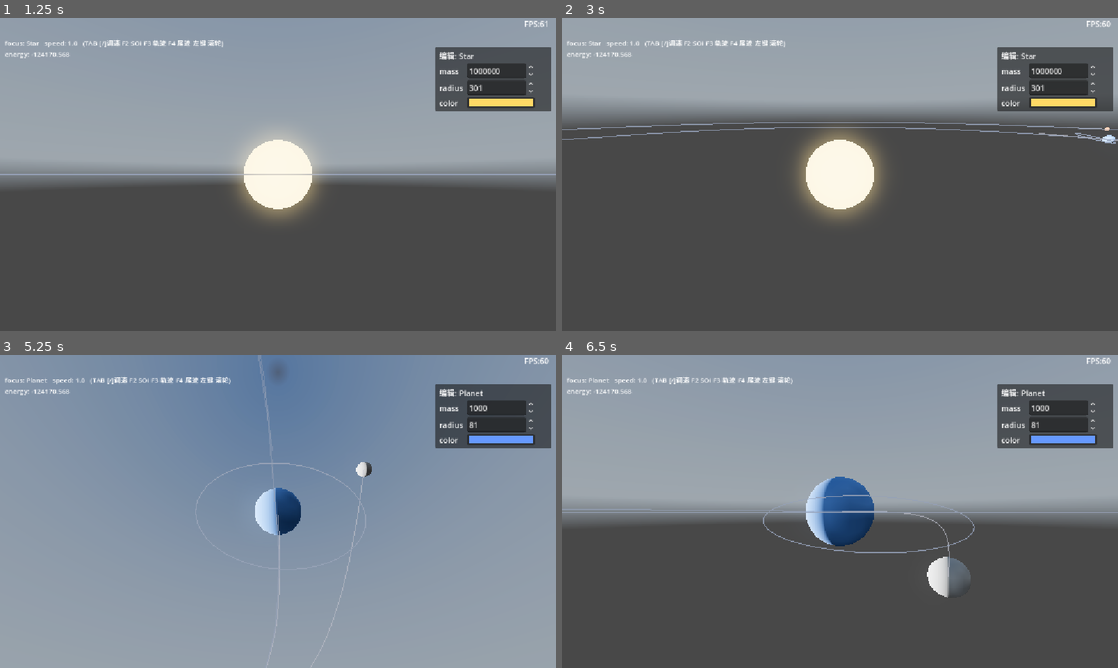
Above: before the commit, frames 1-4 (two rows, left to right).
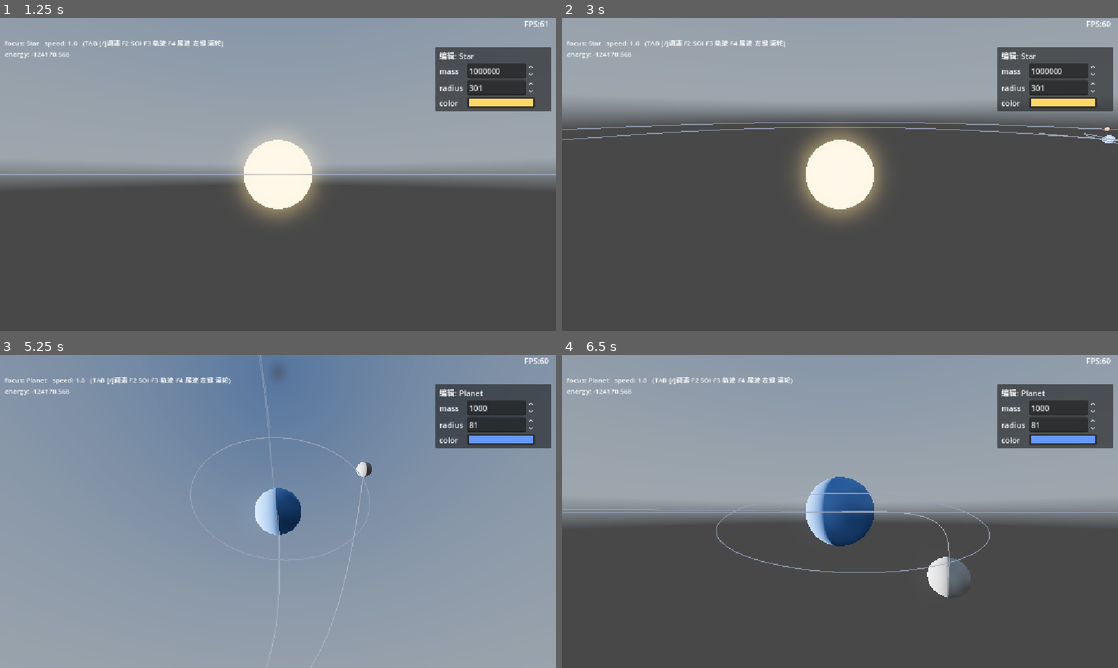
Above: after the commit, the same moments.

Repository: xiaobaibaix/stellar_era_godot
Game: Godot game, scene res://scenes/main.tscn
The game is run twice, just before and just after one commit, with the same random seed, the same clock (stepped at 60 frames per second) and the same inputs. A sky picture missing from this copy of the repository is replaced by a grey-blue gradient.
Inputs (mouse positions are in pixels of both pictures, inside the frame that each line leads up to):
- Up to frame 1 (1.25 s): tap Enter at 0.5 s; move the mouse to (400, 158) at 0.52 s; hold D from 0.53 s (still down); hold Q from 0.53 s (still down); click (400, 158) at 0.67 s; tap Space at 0.77 s
- Up to frame 2 (3 s): release D at 1.25 s; release Q at 1.25 s; tap Space at 1.25 s; drag from (728, 190) to (812, 237) at 1.27 s; move the mouse to (895, 105) at 2.02 s; hold D 2.03-2.75 s; tap Shift at 2.1 s; drag from (812, 237) to (673, 127) at 2.77 s
- Up to frame 3 (5.25 s): move the mouse to (444, 558) at 3.52 s; hold A 3.53-4.25 s; tap Enter at 3.6, 4.25 s; tap Space at 3.77 s; drag from (111, 464) to (194, 433) at 4.27 s; move the mouse to (305, 511) at 5.02 s; hold S from 5.03 s (still down); tap Tab at 5.1 s; click (305, 511) at 5.17 s
- Up to frame 4 (6.5 s): release S at 5.75 s; drag from (756, 433) to (728, 527) at 5.77 s

Frame 1 is identical in both runs. In frame 2, less than 0.1% of the frame differs, in the area x 9-100%, y 33-41%; in frame 3, 0.3%; in frame 4, 0.5%, in the area x 16-77%, y 44-70%.

Commit message:
优化：轨迹线效果优化

Diff:
--- a/celestial_system.gd
+++ b/celestial_system.gd
@@ -37,6 +37,9 @@
 
 @export_group("仅顶层")
 @export var orbit_camera: OrbitCamera
+## 轨迹预测线(F3)重算间隔(帧)。越小越跟手(1=每帧), 越大越省 CPU。预测是数值积分,
+## 闭合轨道几十步即停; 只有非闭合(被踢飞/逃逸)才跑满。默认 10。
+@export_range(1, 60, 1) var orbit_predict_interval: int = 10
 
 var sim: NBodySystem
 var members: Array[Celestial] = []
@@ -230,7 +233,7 @@
 		t._update_soi(global_ox, global_oy, global_oz)
 	# 轨迹预测: 每 30 帧重算一次(积分开销), 每帧用缓存画
 	_predict_counter += 1
-	if _predict_counter >= 30 or _predict_data.is_empty():
+	if _predict_counter >= orbit_predict_interval or _predict_data.is_empty():
 		_predict_counter = 0
 		_compute_predictions()
 	_update_orbit(global_ox, global_oy, global_oz)
